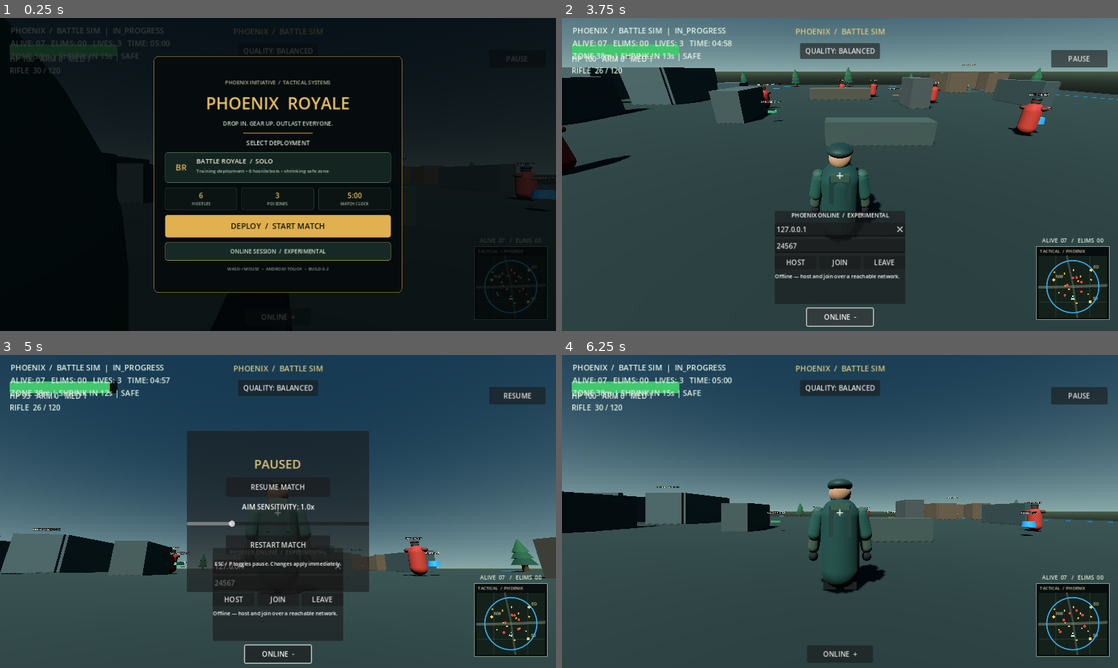
Above: before the commit, frames 1-4 (two rows, left to right).
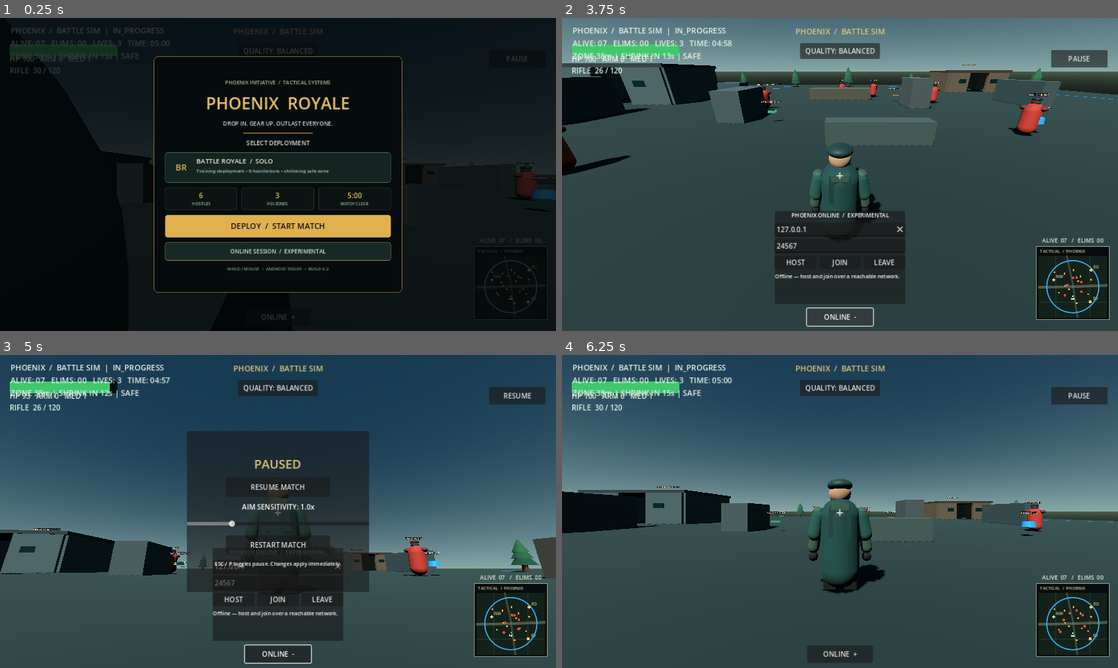
Above: after the commit, the same moments.

Repository: rannarmenu/project-phoenix-battle-royale
Game: Godot game, scene res://scenes/main.tscn
The game is run twice, just before and just after one commit, with the same random seed, the same clock (stepped at 60 frames per second) and the same inputs.
Inputs (mouse positions are in pixels of both pictures, inside the frame that each line leads up to):
- Up to frame 1 (0.25 s): no input
- Up to frame 2 (3.75 s): click "DEPLOY / START MATCH" at 0.5 s; click "QUALITY: BALANCED" at 1.25 s; click "QUALITY: HIGH" at 2 s; click "QUALITY: LOW" at 2.75 s; click "ONLINE +" at 3.5 s
- Up to frame 3 (5 s): move the mouse to (305, 511) at 4.27 s; hold W (move_forward) from 4.28 s (still down); tap P at 4.35 s; click (305, 511) at 4.42 s
- Up to frame 4 (6.25 s): release W (move_forward) at 5 s; click "RESTART MATCH" at 5 s; click "DEPLOY / START MATCH" at 5.75 s

The runs differ from the first frame. In frame 1, less than 0.1% of the frame differs, in the area x 18-76%, y 42-52%; in frame 2, 0.7%, in the area x 0-82%, y 14-27%; in frame 3, 0.5%; in frame 4, 0.6%.

Commit message:
Improve battle arena architecture and POI building silhouettes

Diff:
--- a/scripts/ci_smoke_test.gd
+++ b/scripts/ci_smoke_test.gd
@@ -245,6 +245,12 @@
 		push_error("SMOKE TEST: Expected three named points of interest, got %d" % poi_signs.size())
 		quit(1)
 		return
+	var warehouse_roofs := main_scene.find_children("WarehouseRoof_*", "StaticBody3D", true, false)
+	var warehouse_windows := main_scene.find_children("WarehouseWindow_*", "MeshInstance3D", true, false)
+	if warehouse_roofs.size() != 3 or warehouse_windows.size() != 6:
+		push_error("SMOKE TEST: POI buildings must have three roofs and six facade windows")
+		quit(1)
+		return
 	var loot_crates := main_scene.find_children("LootCrate_*", "Node3D", true, false)
 	if loot_crates.size() != 3:
 		push_error("SMOKE TEST: Expected three interactive supply crates, got %d" % loot_crates.size())
--- a/scripts/main.gd
+++ b/scripts/main.gd
@@ -170,6 +170,35 @@
 		tint
 	)
 
+	var roof := _add_cover(
+		center + Vector3(0.0, wall_height, 0.0),
+		Vector3(width + 0.7, 0.34, depth + 0.7),
+		tint.darkened(0.38)
+	)
+	roof.name = "WarehouseRoof_" + call_sign.replace(" ", "_")
+
+	var window_x_positions: Array[float] = [-width * 0.27, width * 0.27]
+	for window_index in range(window_x_positions.size()):
+		var window := MeshInstance3D.new()
+		window.name = "WarehouseWindow_%s_%d" % [call_sign.replace(" ", "_"), window_index + 1]
+		var window_mesh := BoxMesh.new()
+		window_mesh.size = Vector3(minf(1.25, width * 0.15), 0.62, 0.055)
+		window.mesh = window_mesh
+		window.position = center + Vector3(
+			window_x_positions[window_index],
+			wall_height * 0.59,
+			depth * 0.5 + wall_thickness * 0.5 + 0.032
+		)
+		var window_material := StandardMaterial3D.new()
+		window_material.albedo_color = Color(0.055, 0.14, 0.15)
+		window_material.metallic = 0.42
+		window_material.roughness = 0.34
+		window_material.emission_enabled = true
+		window_material.emission = Color(0.035, 0.17, 0.14)
+		window_material.emission_energy_multiplier = 0.35
+		window.material_override = window_material
+		add_child(window)
+
 	var sign := Label3D.new()
 	sign.name = "POI_" + call_sign.replace(" ", "_")
 	sign.text = call_sign
@@ -243,7 +272,7 @@
 		foliage.material_override = foliage_material
 		tree.add_child(foliage)
 
-func _add_cover(pos: Vector3, dimensions: Vector3, tint: Color) -> void:
+func _add_cover(pos: Vector3, dimensions: Vector3, tint: Color) -> StaticBody3D:
 	var body := StaticBody3D.new()
 	body.position = pos
 	add_child(body)
@@ -265,6 +294,7 @@
 	collision.shape = shape
 	collision.position.y = dimensions.y * 0.5
 	body.add_child(collision)
+	return body
 
 func _spawn_safe_zone() -> void:
 	safe_zone = SafeZoneScript.new()
Not shown, changed: README.md
Not shown, changed: docs/DEVELOPMENT_ROADMAP.md
